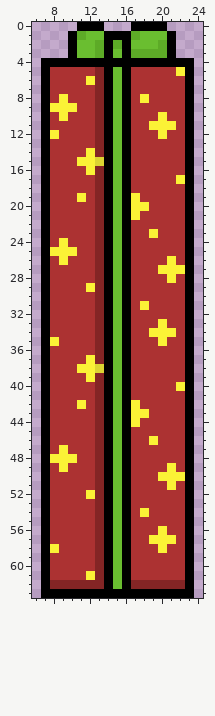
File history of a pixel-art file, Assets/WorkFiles/RedGift.aseprite. The picture above is the old version.
32x64 pixels, 1 frame. Colours within 5 levels of each other are drawn and written as one. Shown: x 6..24, y 0..63.
After:
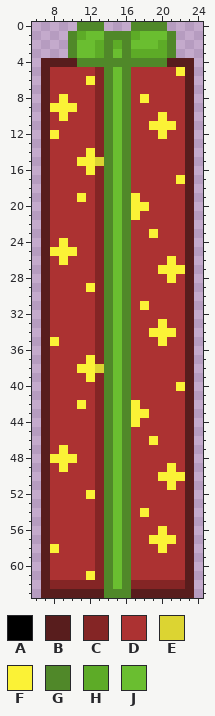
Palette (. is transparent): A #000000  B #581d1d  C #842525  D #ac3232  E #dcd432  F #fbf236  G #508829  H #5dab27  J #6abe30
Edits made:
Changed rows in their new state; - is an unchanged pixel.
first column x 7:
 0 ----GGG---GGGG---
 1 ---G---GGG----G--
 2 ---G---G-G----G--
 3 ---G---G-G----G--
 4 BBBBGGGGGGGGGGBBB
 5 B------G-G------B
 6 B------G-G------B
 7 B------G-G------B
 8 B------G-G------B
 9 B------G-G------B
10 B------G-G------B
11 B------G-G------B
12 B------G-G------B
13 B------G-G------B
14 B------G-G------B
15 B------G-G------B
16 B------G-G------B
17 B------G-G------B
18 B------G-G------B
19 B------G-G------B
20 B------G-G------B
21 B------G-G------B
22 B------G-G------B
23 B------G-G------B
24 B------G-G------B
25 B------G-G------B
26 B------G-G------B
27 B------G-G------B
28 B------G-G------B
29 B------G-G------B
30 B------G-G------B
31 B------G-G------B
32 B------G-G------B
33 B------G-G------B
34 B------G-G------B
35 B------G-G------B
36 B------G-G------B
37 B------G-G------B
38 B------G-G------B
39 B------G-G------B
40 B------G-G------B
41 B------G-G------B
42 B------G-G------B
43 B------G-G------B
44 B------G-G------B
45 B------G-G------B
46 B------G-G------B
47 B------G-G------B
48 B------G-G------B
49 B------G-G------B
50 B------G-G------B
51 B------G-G------B
52 B------G-G------B
53 B------G-G------B
54 B------G-G------B
55 B------G-G------B
56 B------G-G------B
57 B------G-G------B
58 B------G-G------B
59 B------G-G------B
60 B------G-G------B
61 B------G-G------B
62 B------G-G------B
63 BBBBBBBGGGBBBBBBB
